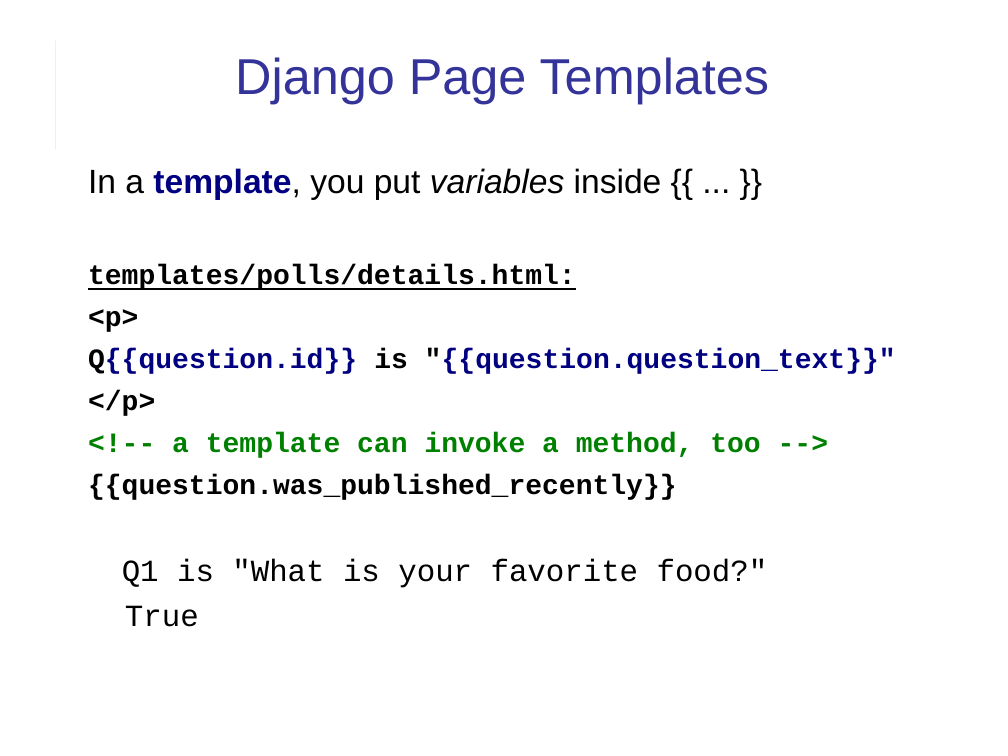
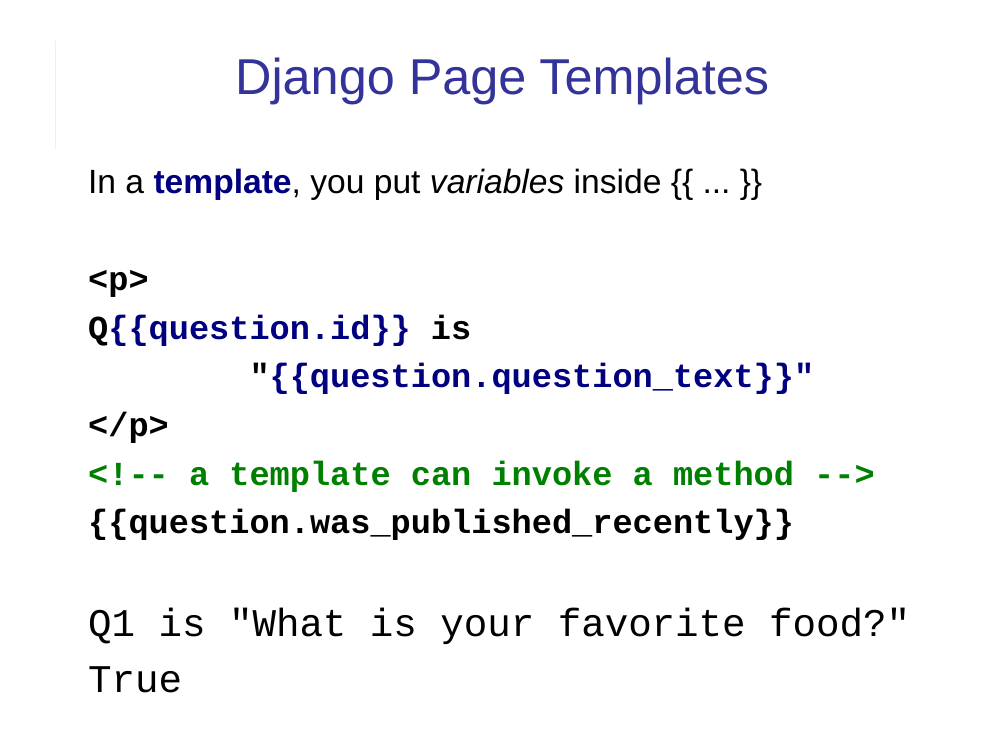
Before and after one commit to cpske/ISP, a slide deck: slide 5 of django/Django-review-1.pptx. Drawn at 1008x756 pixels with LibreOffice and Linux fonts; fonts in the diff are those of the drawing. Boxes give left, top, right and bottom in pixels: in the first picture for what was removed or moved away, otherwise in the second. Text is boxed around its words. In the diff, an @@ line names an element or a change of style, - is before the commit and + after.

Commit message:
Update KU Polls Iteration 2

```diff
--- a/django/Django-review-1.pptx
+++ b/django/Django-review-1.pptx
@@ text at (88, 265, 576, 290): paragraph removed @@
-templates/polls/details.html:
@@ text at (88, 270, 910, 693): size 20 to 24 pt in "<p>", "</p>", "{{question.was_published_recently}}"; size 22 to 28 pt in "Q1 is "What is your favorite food?"", "True" @@
@@ text at (88, 314, 815, 394): text changed; size 20 to 24 pt @@
-Q{{question.id}} is "{{question.question_text}}"
+Q{{question.id}} is
+"{{question.question_text}}"
@@ text at (189, 460, 794, 492): text changed; size 20 to 24 pt @@
-<!-- a template can invoke a method, too -->
+<!-- a template can invoke a method -->
```
Also in this commit, not shown: 14 other slides changed, 5 slides added, 2 slides removed, 2 other files.
